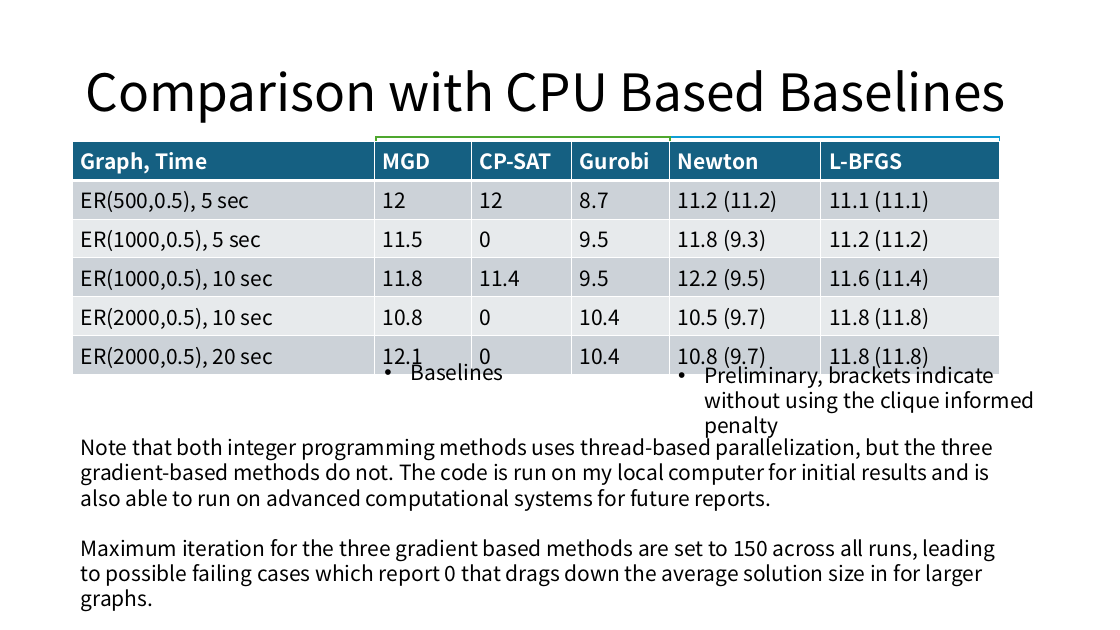
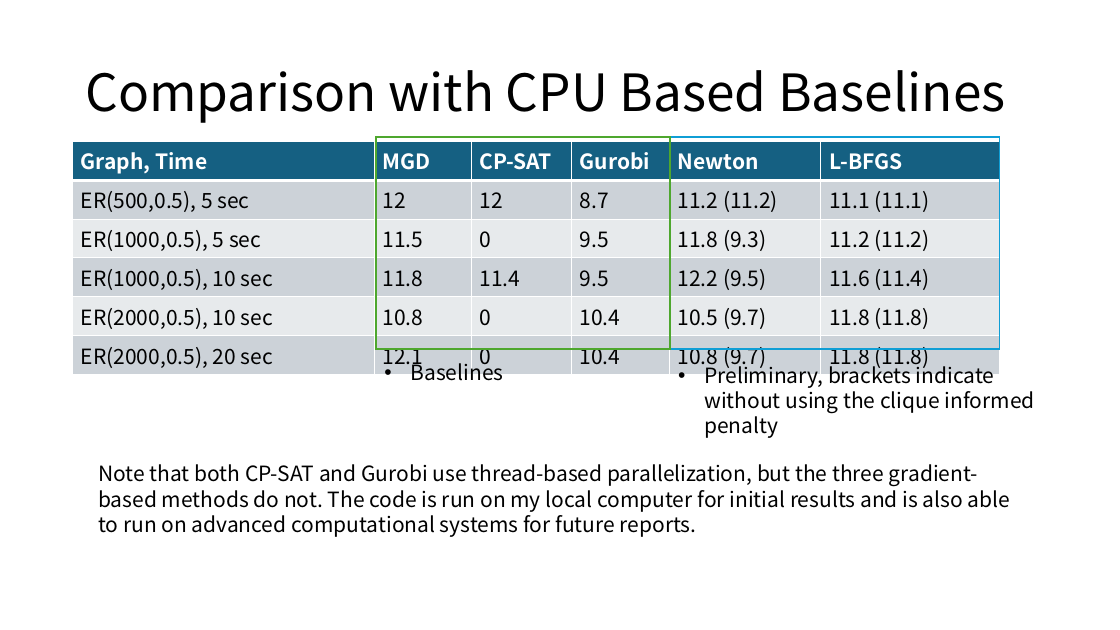
Before and after one commit to Cheng-HanHuang/ML_for_CO_DARPA, a slide deck: slide 6 of 0925/DARPA_Meeting_0924_Cheng.pptx (slide 9 before the commit). Drawn at 1120x630 pixels with LibreOffice and Linux fonts; fonts in the diff are those of the drawing. Boxes give left, top, right and bottom in pixels: in the first picture for what was removed or moved away, otherwise in the second. Text is boxed around its words. In the diff, an @@ line names an element or a change of style, - is before the commit and + after.

Commit message:
Updated Slides

```diff
--- a/0925/DARPA_Meeting_0924_Cheng.pptx
+++ b/0925/DARPA_Meeting_0924_Cheng.pptx
@@ rectangle at (376, 137, 670, 349): fill #FFFFFF to none @@
@@ rectangle at (670, 137, 1000, 349): fill #FFFFFF to none @@
@@ text at (98, 464, 1010, 537): text changed @@
-Note that both integer programming methods uses thread-based parallelization, but the three gradient-based methods do not. The code is run on my local computer for initial results and is also able to run on advanced computational systems for future reports.
-Maximum iteration for the three gradient based methods are set to 150 across all runs, leading to possible failing cases which report 0 that drags down the average solution size in for larger graphs.
+Note that both CP-SAT and Gurobi use thread-based parallelization, but the three gradient-based methods do not. The code is run on my local computer for initial results and is also able to run on advanced computational systems for future reports.
```
Also in this commit, not shown: 2 other slides changed, 1 slide added, 1 slide removed, 1 other file.
